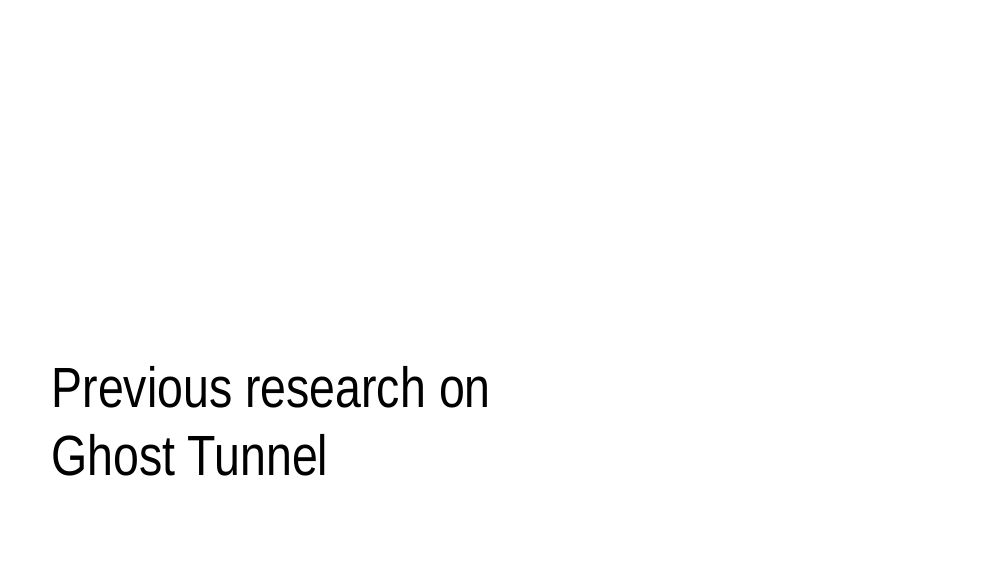
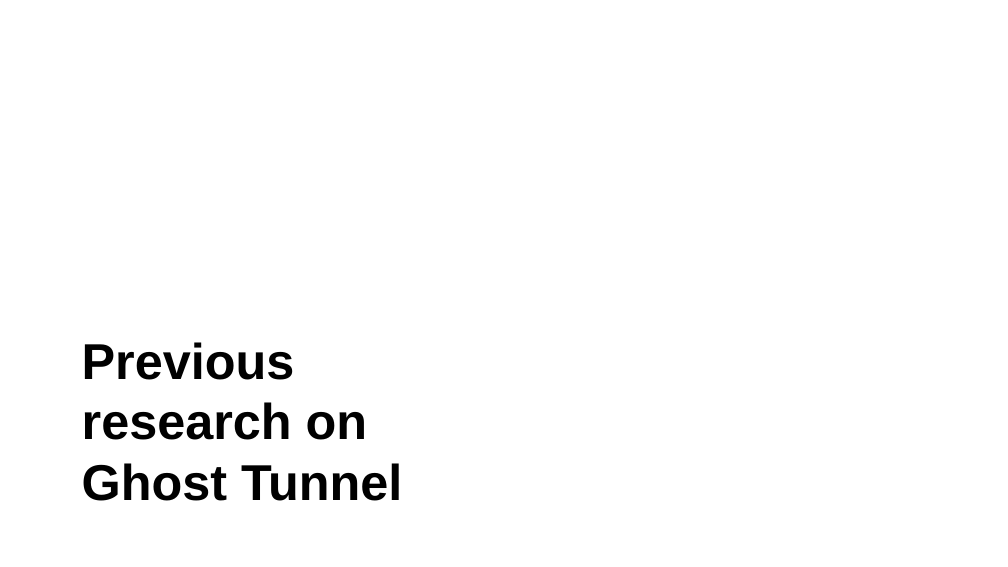
Before and after one commit to JcQSteven/GhostTunnel, a slide deck: slide 9 of Ghost Tunnel.pptx. Drawn at 1008x567 pixels with LibreOffice and Linux fonts; fonts in the diff are those of the drawing. Boxes give left, top, right and bottom in pixels: in the first picture for what was removed or moved away, otherwise in the second. Text is boxed around its words. In the diff, an @@ line names an element or a change of style, - is before the commit and + after.

```diff
--- a/Ghost Tunnel.pptx
+++ b/Ghost Tunnel.pptx
@@ text "Previous research on Ghost Tunnel": place and size @@
-text "Previous research on Ghost Tunnel" at (52,366,491,476)
+text "Previous research on Ghost Tunnel" at (82,342,402,501)
@@ text "Previous research on Ghost Tunnel" at (82,342,402,501): size 54 to 48 pt, font Arial Narrow to Arial, bold on @@
```
Also in this commit, not shown: 17 other slides changed, 3 slides added, 4 slides removed.
